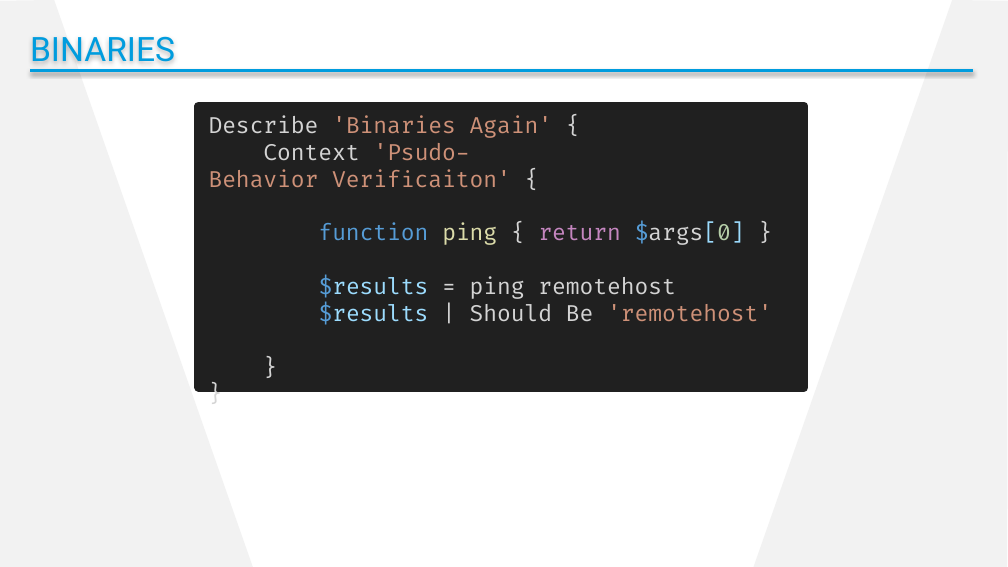
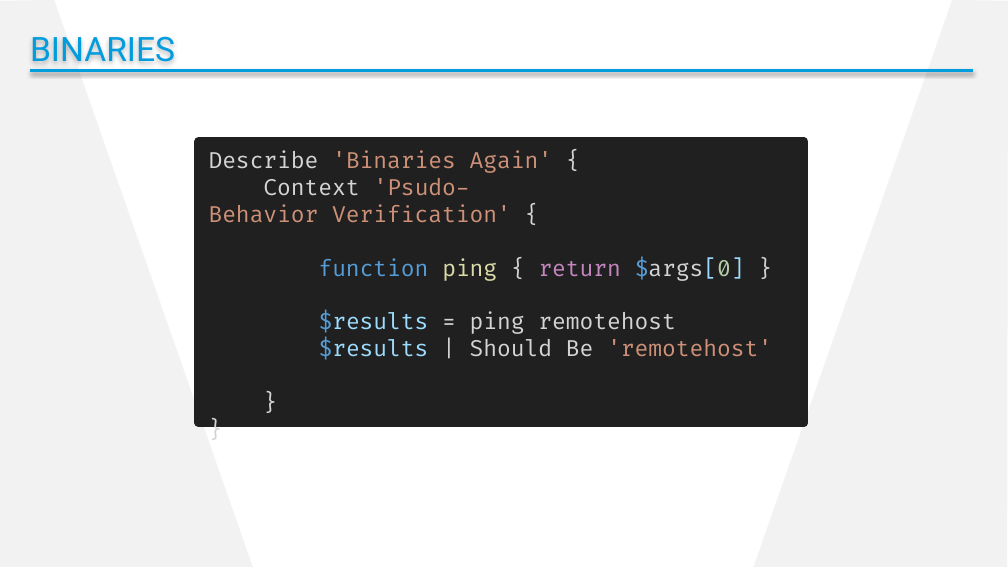
Before and after one commit to cdhunt/pssummit2017-mocking, a slide deck: slide 13 of Summit2017_Mocking.pptx. Drawn at 1008x567 pixels with LibreOffice and Linux fonts; fonts in the diff are those of the drawing; background and template pictures are left out. Boxes give left, top, right and bottom in pixels: in the first picture for what was removed or moved away, otherwise in the second. Text is boxed around its words. In the diff, an @@ line names an element or a change of style, - is before the commit and + after.

```diff
--- a/Summit2017_Mocking.pptx
+++ b/Summit2017_Mocking.pptx
@@ rectangle "Describe 'Binaries Again' {": place and size @@
-rectangle "Describe 'Binaries Again' {" at [199, 106, 804, 387]
+rectangle "Describe 'Binaries Again' {" at [199, 141, 804, 422]
@@ text in rectangle at [209, 178, 511, 223]: text changed @@
-Context 'Psudo-Behavior Verificaiton' {
+Context 'Psudo-Behavior Verification' {
```
Also in this commit, not shown: 6 other slides changed, 4 slides removed.
